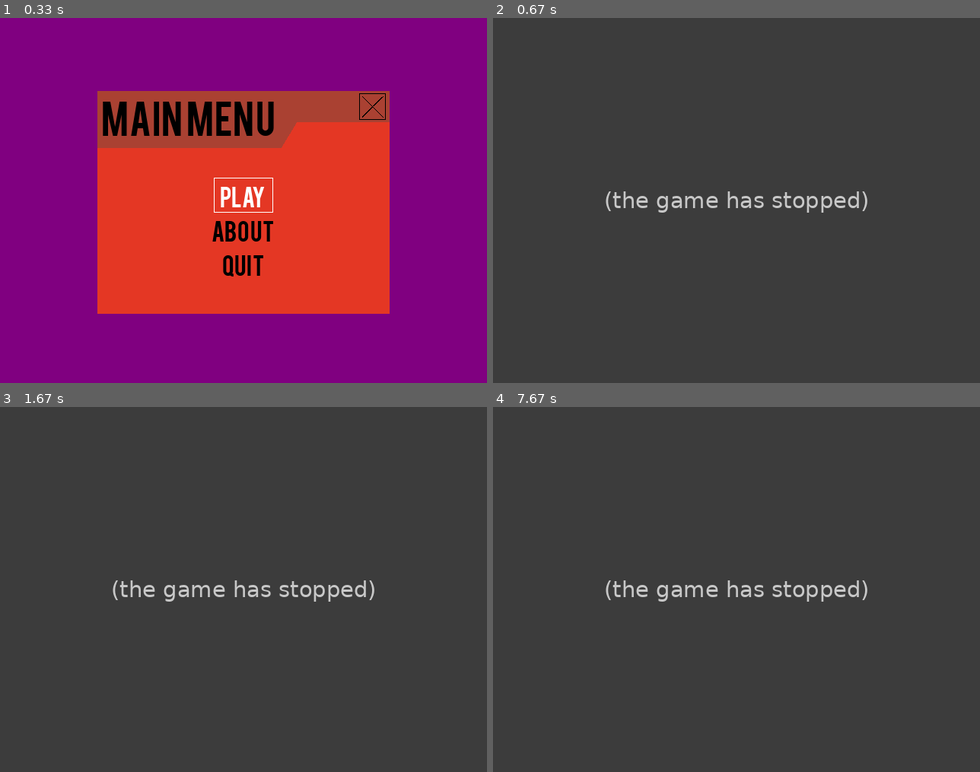
Above: before the commit, frames 1-4 (two rows, left to right).
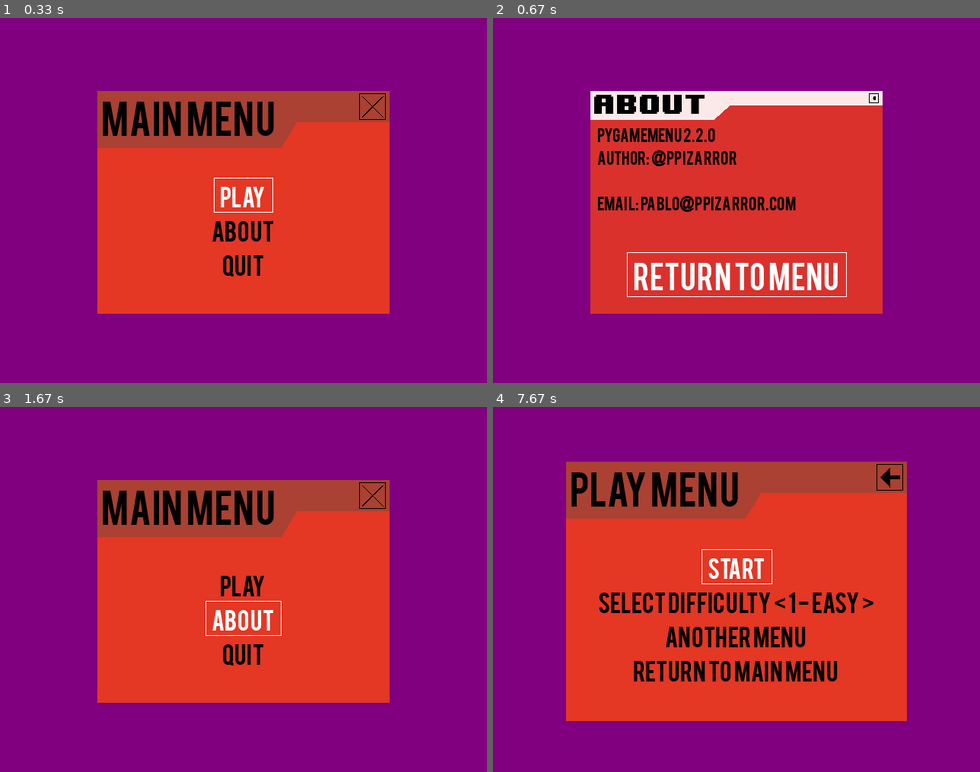
Above: after the commit, the same moments.

Repository: ppizarror/pygame-menu
Game: pygame game, started from pygameMenu/examples/game_selector.py
The game is run twice, just before and just after one commit, with the same random seed, the same clock (stepped at 60 frames per second) and the same inputs.
Inputs (mouse positions are in pixels of both pictures, inside the frame that each line leads up to):
- Up to frame 1 (0.33 s): no input
- Up to frame 2 (0.67 s): click (736, 229) at 0.38 s
- Up to frame 3 (1.67 s): type "ann" at 0.67 s; tap Enter at 1, 1.22, 1.55 s
- Up to frame 4 (7.67 s): type "a" at 1.88 s; tap Enter every 0.55 s from 2.02 to 6.97 s; type "r" at 2.43 s; type "o" at 2.98 s; type "i" at 3.53 s; type "t" at 4.08 s; type "s" at 4.63 s; type "n" at 5.18 s; type "l" at 5.73 s; type "c" at 6.28 s; type "e" at 6.83 s; click (736, 585) at 7.43 s

Frame 1 is identical in both runs. In frame 2, 100% of the frame differs, in the area x 0-100%, y 0-100%; in frame 3, 100%; in frame 4, 100%.
Error before the commit: TypeError: TextMenu._get_option_pos() got an unexpected keyword argument 'x' (menu.py line 471); the game stopped at 0.45 s (later frames are placeholders)

Commit message:
Remove window width and height from Menu class

Diff:
--- a/pygameMenu/examples/game_selector.py
+++ b/pygameMenu/examples/game_selector.py
@@ -208,14 +208,12 @@
                                 font_size=30,
                                 menu_alpha=100,
                                 menu_color=MENU_BACKGROUND_COLOR,
-                                menu_height=int(WINDOW_SIZE[1] * 0.7),
-                                menu_width=int(WINDOW_SIZE[0] * 0.7),
+                                menu_height=WINDOW_SIZE[1] * 0.7,
+                                menu_width=WINDOW_SIZE[0] * 0.7,
                                 onclose=pygameMenu.events.DISABLE_CLOSE,
                                 option_shadow=False,
                                 selection_color=COLOR_WHITE,
                                 title='Play menu',
-                                window_height=WINDOW_SIZE[1],
-                                window_width=WINDOW_SIZE[0],
                                 )
 
     play_submenu = pygameMenu.Menu(surface,
@@ -225,13 +223,11 @@
                                    font_size=30,
                                    menu_alpha=100,
                                    menu_color=MENU_BACKGROUND_COLOR,
-                                   menu_height=int(WINDOW_SIZE[1] * 0.5),
-                                   menu_width=int(WINDOW_SIZE[0] * 0.7),
+                                   menu_height=WINDOW_SIZE[1] * 0.5,
+                                   menu_width=WINDOW_SIZE[0] * 0.7,
                                    option_shadow=False,
                                    selection_color=COLOR_WHITE,
                                    title='Submenu',
-                                   window_height=WINDOW_SIZE[1],
-                                   window_width=WINDOW_SIZE[0],
                                    )
     play_submenu.add_button('Back', pygameMenu.events.BACK)
 
@@ -259,16 +255,14 @@
                                      font_title=pygameMenu.font.FONT_8BIT,
                                      menu_color=MENU_BACKGROUND_COLOR,
                                      menu_color_title=COLOR_WHITE,
-                                     menu_height=int(WINDOW_SIZE[1] * 0.6),
-                                     menu_width=int(WINDOW_SIZE[0] * 0.6),
+                                     menu_height=WINDOW_SIZE[1] * 0.6,
+                                     menu_width=WINDOW_SIZE[0] * 0.6,
                                      onclose=pygameMenu.events.DISABLE_CLOSE,
                                      option_shadow=False,
                                      selection_color=COLOR_WHITE,
                                      text_color=COLOR_BLACK,
                                      text_fontsize=20,
                                      title='About',
-                                     window_height=WINDOW_SIZE[1],
-                                     window_width=WINDOW_SIZE[0],
                                      )
     for m in ABOUT:
         about_menu.add_line(m)
@@ -283,14 +277,12 @@
                                 font_size=30,
                                 menu_alpha=100,
                                 menu_color=MENU_BACKGROUND_COLOR,
-                                menu_height=int(WINDOW_SIZE[1] * 0.6),
-                                menu_width=int(WINDOW_SIZE[0] * 0.6),
+                                menu_height=WINDOW_SIZE[1] * 0.6,
+                                menu_width=WINDOW_SIZE[0] * 0.6,
                                 onclose=pygameMenu.events.DISABLE_CLOSE,
                                 option_shadow=False,
                                 selection_color=COLOR_WHITE,
                                 title='Main menu',
-                                window_height=WINDOW_SIZE[1],
-                                window_width=WINDOW_SIZE[0],
                                 )
 
     main_menu.add_button('Play', play_menu)
--- a/pygameMenu/examples/multi_input.py
+++ b/pygameMenu/examples/multi_input.py
@@ -152,14 +152,12 @@
                                     font_size_title=50,
                                     menu_alpha=100,
                                     menu_color=MENU_BACKGROUND_COLOR,
-                                    menu_height=int(WINDOW_SIZE[1] * 0.85),
-                                    menu_width=int(WINDOW_SIZE[0] * 0.9),
+                                    menu_height=WINDOW_SIZE[1] * 0.85,
+                                    menu_width=WINDOW_SIZE[0] * 0.9,
                                     onclose=pygameMenu.events.DISABLE_CLOSE,
                                     selection_color=COLOR_WHITE,
                                     title='Settings',
                                     widget_alignment=pygameMenu.locals.ALIGN_LEFT,
-                                    window_height=WINDOW_SIZE[1],
-                                    window_width=WINDOW_SIZE[0],
                                     )
 
     # Add text inputs with different configurations
@@ -219,20 +217,18 @@
     more_settings_menu = pygameMenu.Menu(surface,
                                          bgfun=main_background,
                                          draw_region_y=5,
-                                         font=pygameMenu.font.FONT_HELVETICA,
+                                         font=pygameMenu.font.FONT_COMIC_NEUE,
                                          font_color=COLOR_BLACK,
                                          font_size=25,
                                          font_size_title=50,
                                          menu_alpha=100,
                                          menu_color=MENU_BACKGROUND_COLOR,
-                                         menu_height=int(WINDOW_SIZE[1] * 0.85),
-                                         menu_width=int(WINDOW_SIZE[0] * 0.9),
+                                         menu_height=WINDOW_SIZE[1] * 0.85,
+                                         menu_width=WINDOW_SIZE[0] * 0.9,
                                          onclose=pygameMenu.events.DISABLE_CLOSE,
                                          selection_color=COLOR_WHITE,
                                          title='More Settings',
                                          widget_alignment=pygameMenu.locals.ALIGN_LEFT,
-                                         window_height=WINDOW_SIZE[1],
-                                         window_width=WINDOW_SIZE[0],
                                          )
 
     more_settings_menu.add_color_input('Color 1 RGB: ', color_type='rgb')
@@ -261,14 +257,12 @@
                                          font_size=25,
                                          font_size_title=40,
                                          menu_color=MENU_BACKGROUND_COLOR,
-                                         menu_height=int(WINDOW_SIZE[1] * 0.45),
-                                         menu_width=int(WINDOW_SIZE[0] * 0.9),
+                                         menu_height=WINDOW_SIZE[1] * 0.45,
+                                         menu_width=WINDOW_SIZE[0] * 0.9,
                                          onclose=pygameMenu.events.DISABLE_CLOSE,
                                          rows=3,
                                          selection_color=COLOR_WHITE,
                                          title='Columns',
-                                         window_height=WINDOW_SIZE[1],
-                                         window_width=WINDOW_SIZE[0],
                                          )
     for i in range(4):
         button_column_menu.add_button('Button {0}'.format(i), pygameMenu.events.BACK)
@@ -287,14 +281,12 @@
                                 font_size_title=40,
                                 menu_alpha=100,
                                 menu_color=MENU_BACKGROUND_COLOR,
-                                menu_height=int(WINDOW_SIZE[1] * 0.7),
-                                menu_width=int(WINDOW_SIZE[0] * 0.8),
+                                menu_height=WINDOW_SIZE[1] * 0.7,
+                                menu_width=WINDOW_SIZE[0] * 0.8,
                                 onclose=pygameMenu.events.EXIT,  # User press ESC button
                                 option_shadow=False,
                                 selection_color=COLOR_WHITE,
                                 title='Main menu',
-                                window_height=WINDOW_SIZE[1],
-                                window_width=WINDOW_SIZE[0],
                                 )
     main_menu.set_fps(FPS)
 
--- a/pygameMenu/examples/scroll_menu.py
+++ b/pygameMenu/examples/scroll_menu.py
@@ -36,10 +36,10 @@
 
 from functools import partial
 
-FPS = 15.0
+COLOR_BACKGROUND = (128, 230, 198)
+FPS = 30.0
 H_SIZE = 600  # Height of window size
 W_SIZE = 800  # Width of window size
-COLOR_BACKGROUND = (128, 230, 198)
 
 
 def on_button_click(value=None, text=None):
@@ -85,8 +85,6 @@
                             menu_width=700,  # px
                             onclose=pygameMenu.events.EXIT,
                             title='Main Menu',
-                            window_height=H_SIZE,
-                            window_width=W_SIZE,
                             )
 
     _menu_sub = pygameMenu.Menu(surface,
@@ -101,8 +99,6 @@
                                 option_shadow=True,
                                 rows=3,
                                 title='Menu with columns',
-                                window_height=H_SIZE,
-                                window_width=W_SIZE,
                                 )
 
     _menu.add_button('Rows and Columns', _menu_sub)
--- a/pygameMenu/examples/timer_clock.py
+++ b/pygameMenu/examples/timer_clock.py
@@ -158,15 +158,13 @@
                                  menu_alpha=85,
                                  menu_color=(0, 0, 0),  # Background color
                                  menu_color_title=(0, 0, 0),
-                                 menu_height=int(H_SIZE * 0.65),
+                                 menu_height=H_SIZE * 0.65,
                                  menu_width=600,
                                  onclose=pygameMenu.events.RESET,  # If this menu closes (ESC) back to main
                                  option_shadow=True,
                                  selection_border_width=4,
                                  title='Timer Menu',
                                  title_offset_y=5,  # Adds 5px to title vertical position
-                                 window_height=H_SIZE,
-                                 window_width=W_SIZE,
                                  )
 
     # Add options
@@ -205,8 +203,6 @@
                                     option_shadow_position=pygameMenu.locals.POSITION_SOUTHEAST,
                                     text_align=pygameMenu.locals.ALIGN_CENTER,
                                     title='Help',
-                                    window_height=H_SIZE,
-                                    window_width=W_SIZE,
                                     )
     help_menu.add_button('Return to Menu', pygameMenu.events.BACK)
     for m in HELP:
@@ -226,8 +222,6 @@
                                      option_shadow=True,
                                      text_fontsize=20,
                                      title='About',
-                                     window_height=H_SIZE,
-                                     window_width=W_SIZE,
                                      )
     about_menu.add_button('Return to Menu', pygameMenu.events.BACK)
     for m in ABOUT:
@@ -244,8 +238,6 @@
                                 onclose=pygameMenu.events.CLOSE,
                                 title='Main Menu',
                                 title_offset_y=5,
-                                window_height=H_SIZE,
-                                window_width=W_SIZE,
                                 )
 
     main_menu.add_button(timer_menu.get_title(), timer_menu)  # Add timer submenu
--- a/pygameMenu/menu.py
+++ b/pygameMenu/menu.py
@@ -62,8 +62,6 @@
 
     def __init__(self,
                  surface,
-                 window_width,
-                 window_height,
                  font,
                  title,
                  back_box=True,
@@ -108,10 +106,6 @@
 
         :param surface: Pygame surface
         :type surface: pygame.surface.SurfaceType
-        :param window_width: Window width size (px)
-        :type window_width: int
-        :param window_height: Window height size (px)
-        :type window_height: int
         :param font: Font file path
         :type font: basestring
         :param title: Title of the menu (main title)
@@ -155,9 +149,9 @@
         :param menu_color_title: Background color of title
         :type menu_color_title: tuple
         :param menu_height: Height of menu (px)
-        :type menu_height: int
+        :type menu_height: int,float
         :param menu_width: Width of menu (px)
-        :type menu_width: int
+        :type menu_width: int,float
         :param mouse_enabled: Enable/disable mouse click on menu
         :type mouse_enabled: bool
         :param mouse_visible: Set mouse visible on menu
@@ -189,8 +183,6 @@
         :param widget_alignment: Default widget alignment
         :type widget_alignment: basestring
         """
-        assert isinstance(window_width, int)
-        assert isinstance(window_height, int)
         assert isinstance(font, str)
         assert isinstance(title, str)
         assert isinstance(back_box, bool)
@@ -210,8 +202,8 @@
         assert isinstance(menu_alpha, int)
         assert isinstance(menu_color, tuple)
         assert isinstance(menu_color_title, tuple)
-        assert isinstance(menu_height, int)
-        assert isinstance(menu_width, int)
+        assert isinstance(menu_height, (int, float))
+        assert isinstance(menu_width, (int, float))
         assert isinstance(mouse_enabled, bool)
         assert isinstance(mouse_visible, bool)
         assert isinstance(option_margin, int)
@@ -249,8 +241,6 @@
         assert option_margin >= 0, \
             'option margin must be greater or equal than zero'
         assert selection_border_width >= 0, 'rect_width must be greater or equal than zero'
-        assert window_height > 0 and window_width > 0, \
-            'window size must be greater than zero'
         assert columns >= 1, 'number of columns must be greater or equal than 1'
         if columns > 1:
             assert rows is not None and rows >= 1, 'if columns greater than 1 then rows must be equal or greater than 1'
@@ -276,7 +266,7 @@
         self._font_color = font_color
         self._fps = 0  # type: int
         self._fsize = font_size
-        self._height = menu_height
+        self._height = int(menu_height)
         self._index = 0  # Selected index
         self._joy_event = 0  # type: int
         self._onclose = onclose  # Function that calls after closing menu
@@ -288,7 +278,7 @@
         self._selection_color = selection_color
         self._sounds = _Sound()  # type: _Sound
         self._surface = surface
-        self._width = menu_width
+        self._width = int(menu_width)
 
         # Menu widgets
         self._option = []  # type: list
@@ -305,6 +295,9 @@
         # Load fonts
         self._font = _fonts.get_font(font, self._fsize)  # type: _pygame.font.Font
         self._font_name = font
+
+        # Get window size
+        window_width, window_height = _pygame.display.get_surface().get_size()
 
         # Position of menu
         self._posx = int((window_width - self._width) / 2)  # type: int
--- a/pygameMenu/textmenu.py
+++ b/pygameMenu/textmenu.py
@@ -45,8 +45,6 @@
 
     def __init__(self,
                  surface,
-                 window_width,
-                 window_height,
                  font,
                  title,
                  draw_text_region_x=_cfg.TEXT_DRAW_X,
@@ -61,10 +59,6 @@
 
         :param surface: Pygame surface object
         :type surface: pygame.surface.SurfaceType
-        :param window_width: Window width
-        :type window_width: int
-        :param window_height: Window height
-        :type window_height: int
         :param font: Font file direction
         :type font: str
         :param title: Title of the Menu
@@ -99,8 +93,6 @@
 
         # Super call
         super(TextMenu, self).__init__(surface,
-                                       window_width,
-                                       window_height,
                                        font,
                                        title,
                                        **kwargs)
@@ -186,7 +178,7 @@
                 self._font_textsize + self._textdy) - self._font_textsize / 2
         return x_coord + text_dx, y_coord
 
-    def _get_option_pos(self, index):
+    def _get_option_pos(self, index, x=True, y=True):
         """
         See upper class doc.
         """
--- a/test/_utils.py
+++ b/test/_utils.py
@@ -317,8 +317,6 @@
                                menu_alpha=90,
                                rows=rows,
                                title=title,
-                               window_height=H_SIZE,
-                               window_width=W_SIZE,
                                *args,
                                **kwargs
                                )
--- a/test/test_menu.py
+++ b/test/test_menu.py
@@ -306,8 +306,6 @@
                                    option_shadow_position=pygameMenu.locals.POSITION_SOUTHEAST,
                                    text_align=pygameMenu.locals.ALIGN_RIGHT,
                                    title='Help',
-                                   window_height=H_SIZE,
-                                   window_width=W_SIZE
                                    )
         menu.mainloop()
         menu.add_button('Return to Menu', pygameMenu.events.BACK)
